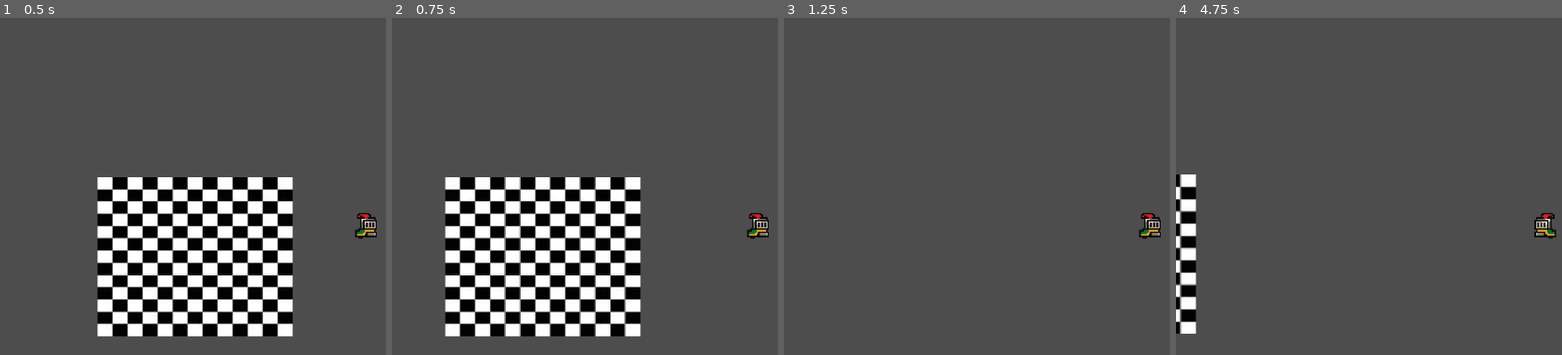
Above: before the commit, frames 1-4 (left to right).
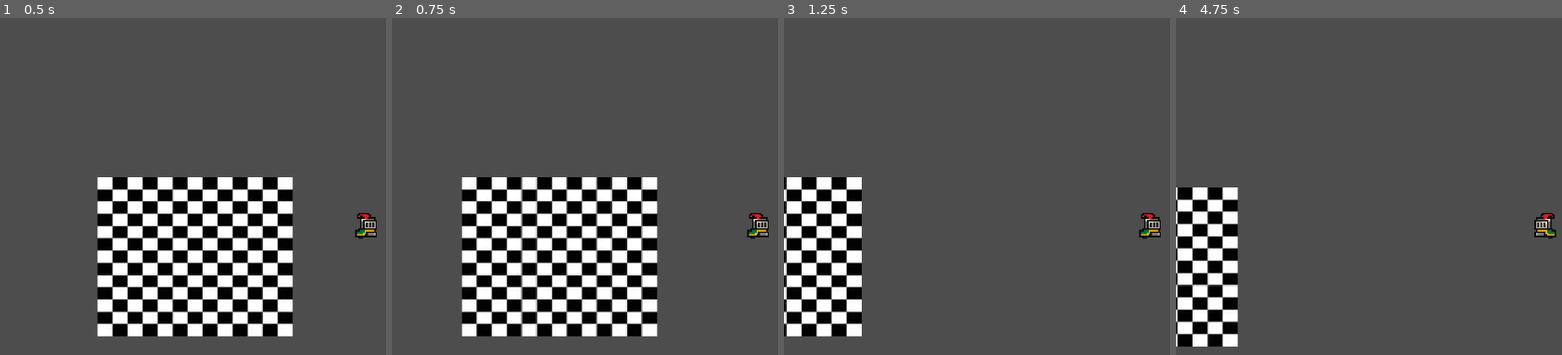
Above: after the commit, the same moments.

Repository: mssbabou/TopdownShooterGame
Game: Godot game, scene res://Scene.tscn
Two runs of this game, one before a commit and one after it. Both use one fixed random seed, a clock stepped at 60 frames per second and the inputs below.
Inputs:
- Up to frame 1 (0.5 s): no input
- Up to frame 2 (0.75 s): tap Enter at 0.5 s; hold D (Move_Right) from 0.53 s (still down)
- Up to frame 3 (1.25 s): keep holding D (Move_Right)
- Up to frame 4 (4.75 s): release D (Move_Right) at 1.28 s; hold S (Move_Down) 1.28-2.03 s; tap Space at 2, 3.5 s; hold D (Move_Right) 2.03-2.78 s; tap Enter at 2.75, 4.25 s; hold W (Move_Up) 2.78-3.53 s; hold A (Move_Left) from 3.53 s (still down)

Frame 1 is identical in both runs. In frame 2, 25% of the frame differs, in the area x 13-69%, y 47-95%; in frame 3, 9.2%; in frame 4, 6.5%.

Commit message:
Implement Player Movement newest

Diff:
--- a/Movement.gd
+++ b/Movement.gd
@@ -1,8 +1,8 @@
 extends AnimatedSprite2D
 
 # Movement speed
-var max_speed = 100  # Maximum speed the player can reach
-var acceleration = 400  # Rate at which the player accelerates
+var max_speed = 75  # Maximum speed the player can reach
+var acceleration = 250  # Rate at which the player accelerates
 var deceleration = 200  # Rate at which the player slows down
 var velocity = Vector2()  # Current velocity of the player
 @onready var player: AnimatedSprite2D = $"."
@@ -10,8 +10,6 @@
 func _process(delta):
 	# Get input from the player (WASD or arrow keys)
 	var target_velocity = Vector2()  # Reset target velocity
-
-	var direction = Input.get_axis("Move_Left", "Move_Right")
 
 	if Input.is_action_pressed("Move_Right"):
 		target_velocity.x += 1
@@ -24,18 +22,25 @@
 	if Input.is_action_pressed("Move_Up"):
 		target_velocity.y -= 1
 
-	# Normalize the target velocity to ensure consistent speed in all directions
+	# Normalize the target velocity to ensure consistent speed
 	if target_velocity.length() > 0:
 		target_velocity = target_velocity.normalized() * max_speed
-	# Acceleration: Increase speed towards the target velocity
-	if velocity != target_velocity:
+
+	# Accelerate towards the target velocity when there's input
+	if target_velocity != Vector2():
 		var acceleration_direction = (target_velocity - velocity).normalized()
 		velocity += acceleration_direction * acceleration * delta
+		# Clamp the velocity to the max speed
+		if velocity.length() > max_speed:
+			velocity = velocity.normalized() * max_speed
 	else:
-		# Deceleration: Slow down when no input is given
+		# Decelerate when no input is given (velocity slows down gradually)
 		if velocity.length() > 0:
 			var deceleration_direction = -velocity.normalized()
 			velocity += deceleration_direction * deceleration * delta
+			# Stop the velocity if it's very close to zero
+			if velocity.length() < 1:
+				velocity = Vector2()
 
-	# Move the sprite
+	# Update the position
 	position += velocity * delta
--- a/Scene.tscn
+++ b/Scene.tscn
@@ -134,6 +134,7 @@
 position = Vector2(52.6, 9.13599)
 scale = Vector2(0.30625, 0.279125)
 sprite_frames = SubResource("SpriteFrames_66br4")
+frame_progress = 0.551775
 script = ExtResource("2_j2eoc")
 
 [node name="Area2D" type="Area2D" parent="Player"]
